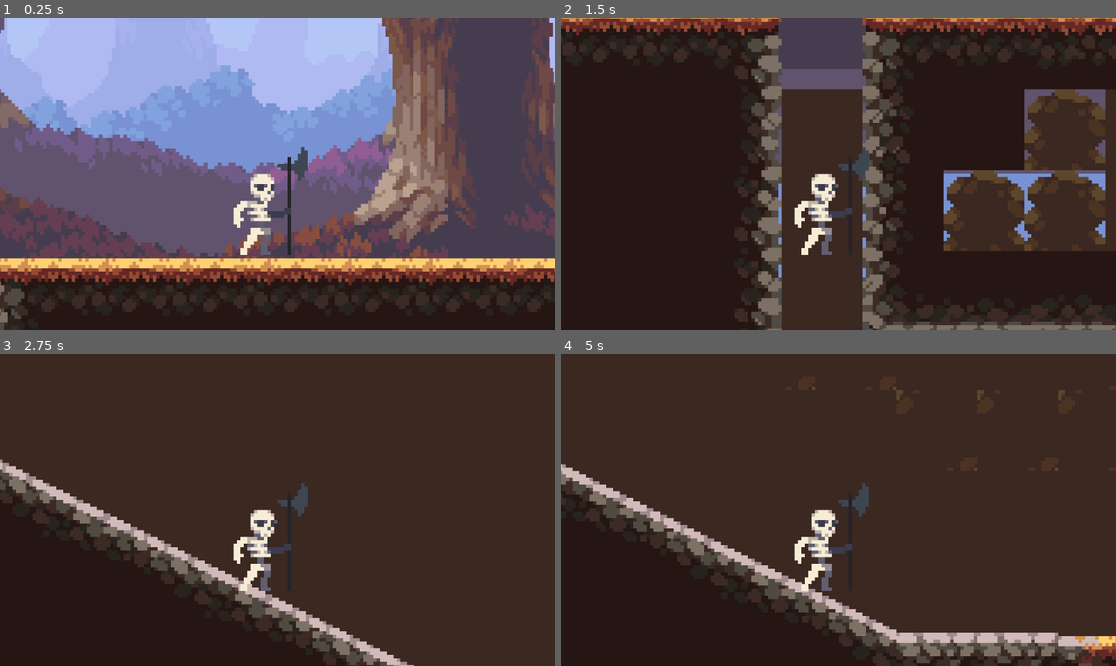
Above: before the commit, frames 1-4 (two rows, left to right).
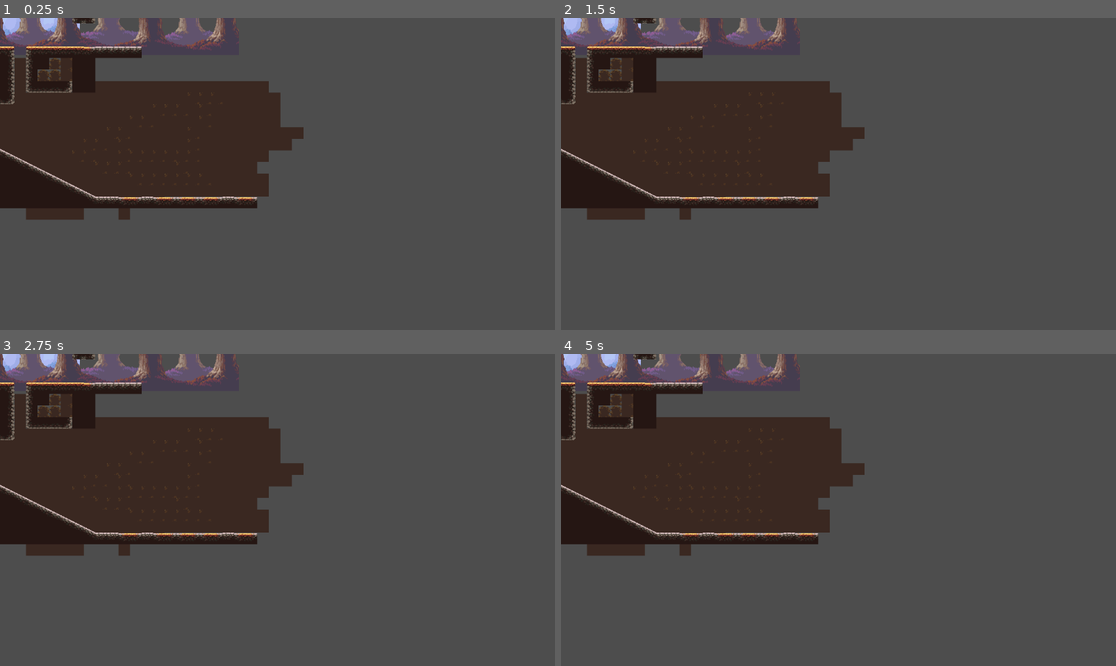
Above: after the commit, the same moments.

Repository: SweatTank/DualEchoes-V1
Game: Godot game, scene res://scenes/main.tscn
Same seed, same stepped clock (60 frames per second), same inputs: the game is played once before the commit and once after it.
Inputs:
- Up to frame 1 (0.25 s): no input
- Up to frame 2 (1.5 s): tap Enter (ui_accept) at 0.5, 0.77 s; hold Right (ui_right) from 0.53 s (still down)
- Up to frame 3 (2.75 s): tap Enter (ui_accept) at 1.52 s; release Right (ui_right) at 2.03 s; hold Left (ui_left) from 2.03 s (still down)
- Up to frame 4 (5 s): release Left (ui_left) at 2.78 s; hold Right (ui_right) 2.78-4.28 s; tap Enter (ui_accept) at 3.02, 3.77, 4.52 s; hold Left (ui_left) from 4.28 s (still down)

The runs differ from the first frame. In frame 1, 82% of the frame differs, in the area x 0-100%, y 0-100%; in frame 2, 75%; in frame 3, 79%; in frame 4, 78%.

Commit message:
Update main.tscn

Diff:
--- a/scenes/main.tscn
+++ b/scenes/main.tscn
@@ -1,8 +1,7 @@
-[gd_scene load_steps=8 format=3 uid="uid://hgryn8yhxnrm"]
+[gd_scene load_steps=7 format=3 uid="uid://hgryn8yhxnrm"]
 
 [ext_resource type="Texture2D" uid="uid://cot2vq13tnagv" path="res://assets/background/background_layer_1.png" id="1_fg3sh"]
 [ext_resource type="Texture2D" uid="uid://b2rpuby82h0dk" path="res://assets/tilesets/oak_woods_tileset.png" id="2_1s5tm"]
-[ext_resource type="PackedScene" uid="uid://vnsuup53ovdf" path="res://scenes/enemy.tscn" id="3_5hldf"]
 [ext_resource type="Texture2D" uid="uid://4xooe04aebl3" path="res://assets/background/background_layer_2.png" id="4_s4dgx"]
 [ext_resource type="Texture2D" uid="uid://bok0j25rko8ca" path="res://assets/background/background_layer_3.png" id="5_3ig8e"]
 
@@ -570,6 +569,3 @@
 layer_0/tile_data = PackedInt32Array(589818, 983042, 1, 589819, 983042, 1, 589820, 983042, 1, 589821, 983042, 1, 589822 …(5371 unchanged characters)…
 layer_1/name = "wall and floor"
 layer_1/tile_data = PackedInt32Array(262137, 2, 0, 262138, 65538, 0, 262139, 65538, 0, 262140, 65538, 0, 262141, 65538, …(3459 unchanged characters)…
-
-[node name="enemy" parent="." instance=ExtResource("3_5hldf")]
-position = Vector2(-77, 46)
